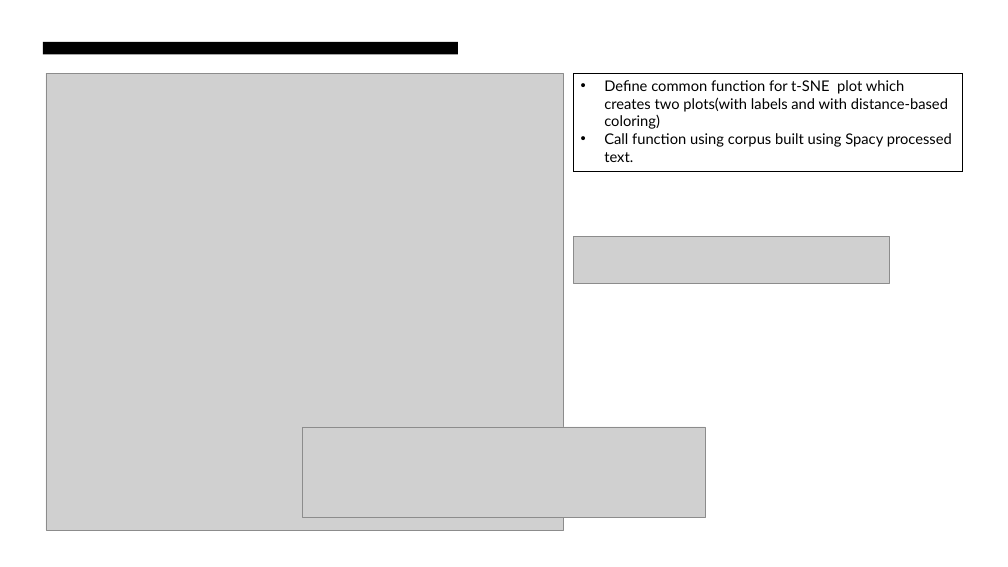
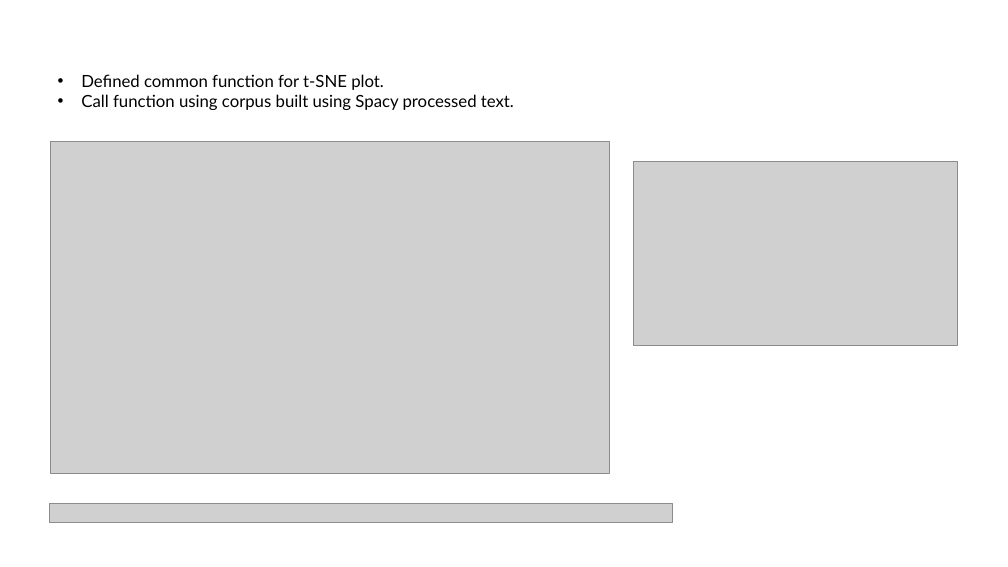
Before and after one commit to AnkitaSavaliya/AIH, a slide deck: slide 8 of MIMIC-III_NLP.pptx. Drawn at 1008x567 pixels with LibreOffice and Linux fonts; fonts in the diff are those of the drawing; grey boxes stand for pictures. Boxes give left, top, right and bottom in pixels: in the first picture for what was removed or moved away, otherwise in the second. Text is boxed around its words. In the diff, an @@ line names an element or a change of style, - is before the commit and + after.

```diff
--- a/MIMIC-III_NLP.pptx
+++ b/MIMIC-III_NLP.pptx
@@ rectangle removed at (43,42,458,54) @@
@@ text added at (81,74,514,110), 16 pt, text #000000 @@
+• Defined common function for t-SNE plot.
+• Call function using corpus built using Spacy processed text.
@@ rectangle removed at (573,73,962,172) @@
-• Define common function for t-SNE plot which creates two plots(with labels and with distance-based coloring)
-• Call function using corpus built using Spacy processed text.
@@ picture: place and size @@
-picture at (46,73,563,530)
+picture at (50,141,609,474)
@@ picture added at (634,162,957,346) @@
@@ picture removed at (573,236,889,284) @@
@@ picture removed at (302,427,705,518) @@
@@ picture added at (50,504,672,523) @@
```
Also in this commit, not shown: 9 other slides changed, 15 slides added, 6 slides removed, 3 other files.
